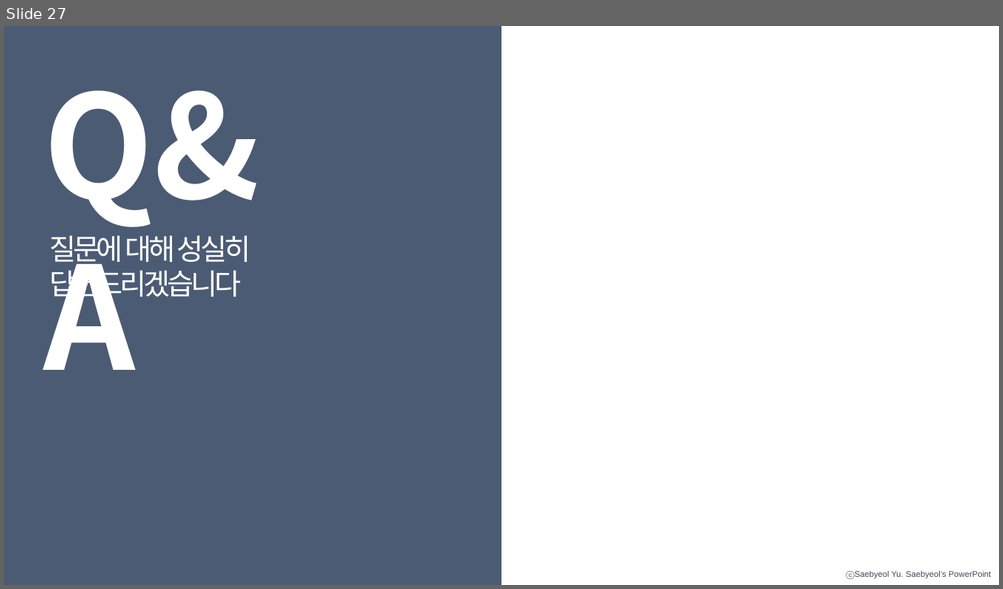
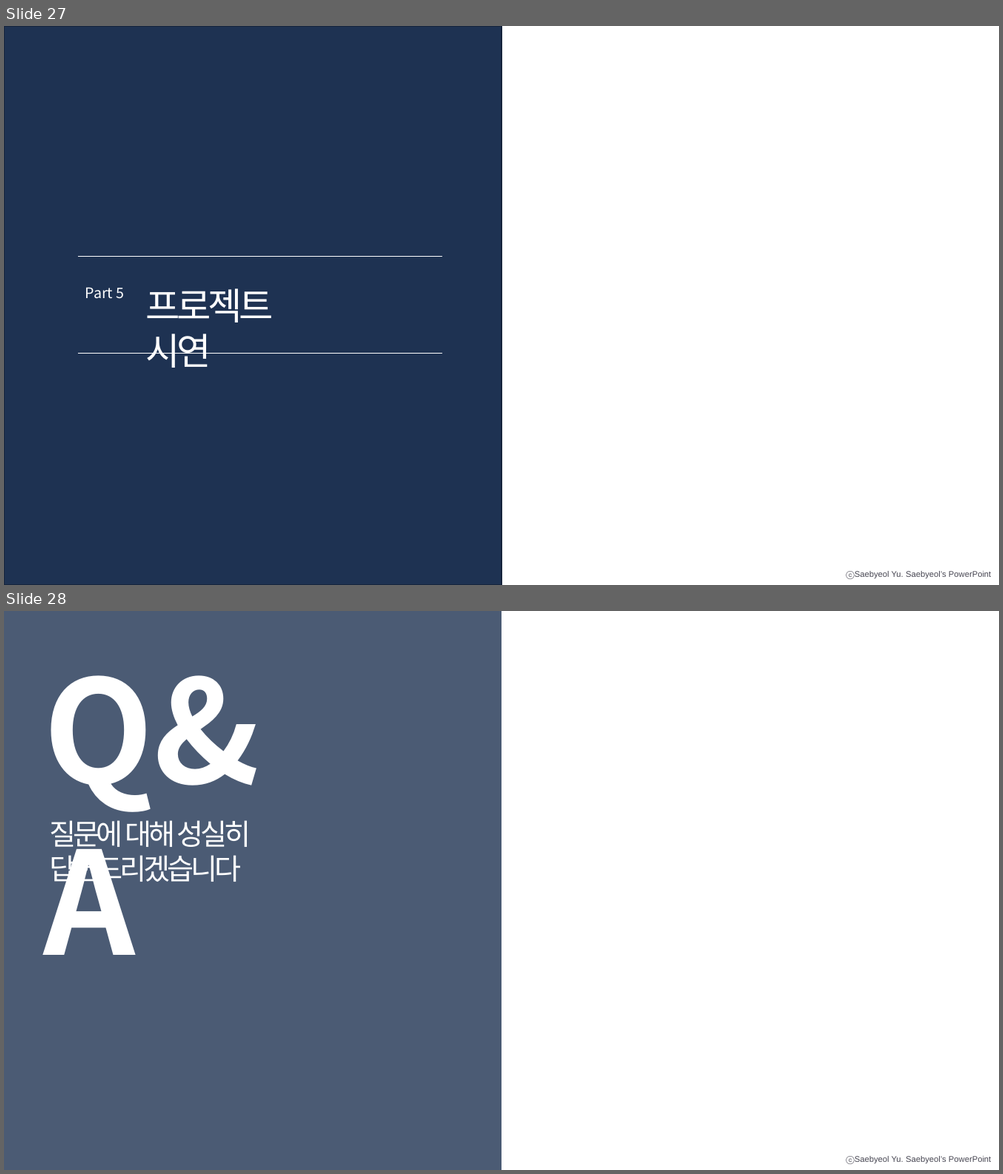
Before and after one commit to bobonola/project_3, a slide deck: 2조 최종 PPT.pptx. Shown one above the other, each under a label of ours: slide 27 before the commit, slides 27 and 28 after it. The pictures are 1003x589 and 1003x1174 pixels, drawn with LibreOffice and Linux fonts; fonts in the diff are those of the drawing; background and template pictures are left out. Boxes give left, top, right and bottom in pixels: in the first picture for what was removed or moved away, otherwise in the second. Text is boxed around its words. In the diff, an @@ line names an element or a change of style, - is before the commit and + after.

```diff
--- a/2조 최종 PPT.pptx
+++ b/2조 최종 PPT.pptx
@@ slide 27 added at <box>4,26,999,585</box>, background picture (left out); not listed: 1 template element that a slide beside it also shows @@
@@ rectangle added at <box>4,26,502,585</box>, fill #1E3252, outline #16253D 1 pt @@
@@ line added from (78, 257) to (443, 257), #FFFFFF 0.5 pt @@
@@ text added at <box>85,287,125,299</box>, 14 pt, text #FFFFFF @@
+Part 5
@@ text added at <box>146,289,274,368</box>, 36 pt, text #FFFFFF @@
+프로젝트 시연
@@ line added from (78, 354) to (443, 354), #FFFFFF 0.5 pt @@
@@ what was slide 27 is now slide 28 @@
```
Also in this commit, not shown: 1 slide changed.
